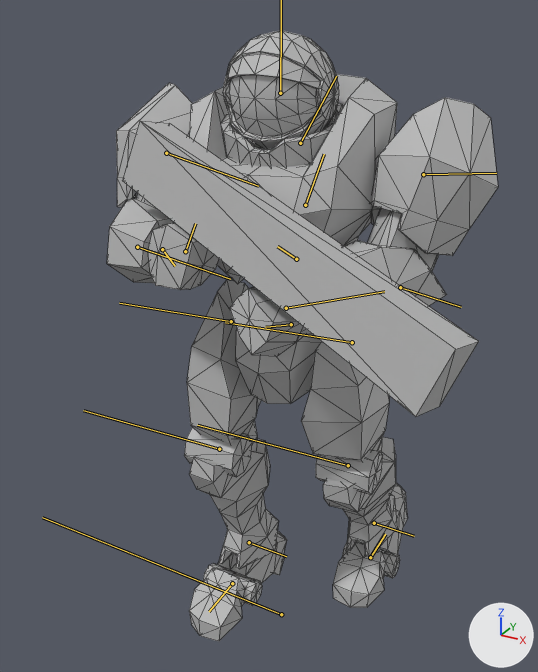
Two versions of the FBX model Content/scenes/monsters/marine/marine_anim.fbx, one commit apart.
Camera for both pictures: a 50 mm camera at (0.284, -0.545, 0.596) aimed at (-0.02, 0.009, 0.319). The lights are fixed; the arrows at lower right show +X, +Y and +Z. Both versions are drawn at frame 8 of the action 'Take 001'; the numbers are the values there. The bones that bend it are drawn over the model as lines. Mesh edges are drawn as thin lines.

The first picture shows 'marine', 'weaponPlaceholder'.
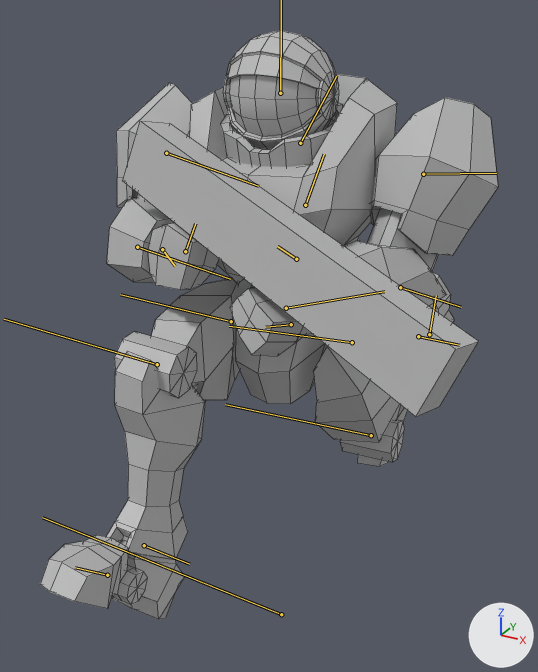
The edits, one by one:
Bone 'L_hip' (bone_l_hip) turns from (1, -3, -2) to (4, -25, -6) degrees about its own x, y and z.
Bone 'L_shin' (bone_l_shin) turns from (2, -22, 1) to (1, -69, 1) degrees about its own x, y and z.
Bone 'L_foot' (bone_l_foot) turns from (2, 20, 1) to (3, 26, 3) degrees about its own x, y and z.
Bone 'R_hip' (bone_r_hip) turns from (0, 11, 0) to (-77, 88, -81) degrees about its own x, y and z.
Bone 'R_shin' (bone_r_shin) turns from (-3, -21, -1) to (-1, -70, -1) degrees about its own x, y and z.
Bone 'R_foot' (bone_r_foot) turns from (-2, -11, -1) to (-2, -26, -1) degrees about its own x, y and z.

Boxes (x1, y1, x2, y2) around the edits, measured in the pictures (538 x 672 px):
'marine', posed (17% wider): before (107, 30, 498, 641); after (40, 30, 498, 619)
bone 'L_hip', root to tip: before (352, 342) to (225, 322); after (352, 342) to (229, 326)
bone 'L_shin', root to tip: before (348, 465) to (197, 425); after (371, 435) to (225, 404)
bone 'L_foot', root to tip: before (374, 523) to (414, 536); after (418, 336) to (459, 345)
bone 'R_hip', root to tip: before (231, 321) to (119, 303); after (231, 321) to (120, 294)
bone 'R_shin', root to tip: before (219, 449) to (83, 410); after (157, 364) to (4, 319)
bone 'R_foot', root to tip: before (249, 542) to (286, 556); after (144, 545) to (189, 564)
